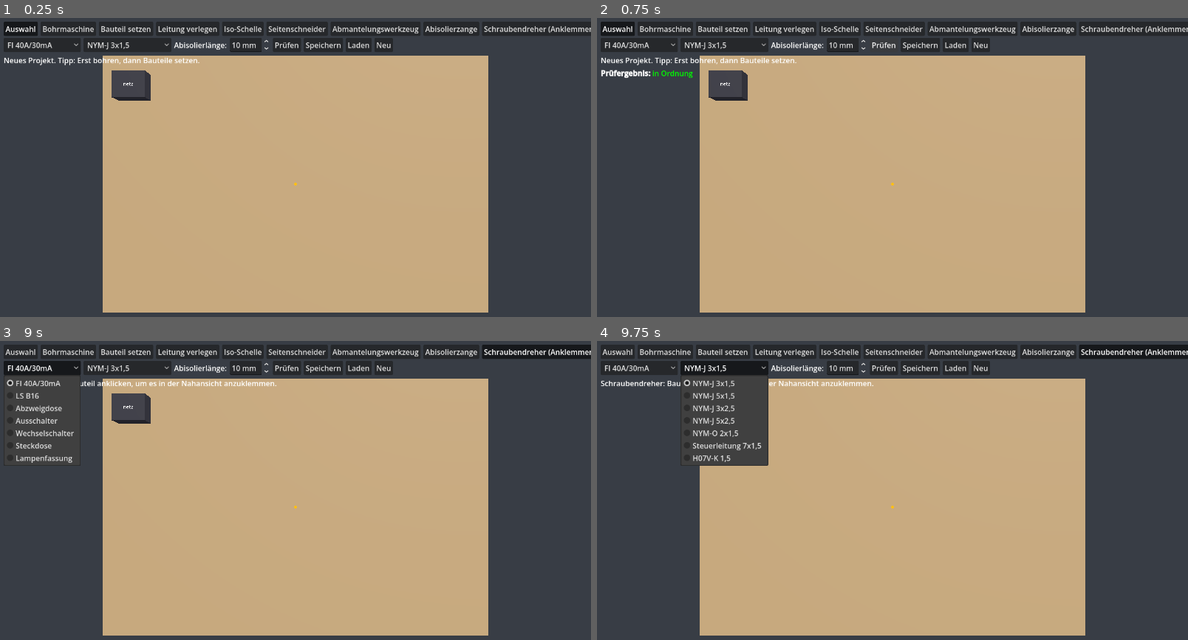
Above: before the commit, frames 1-4 (two rows, left to right).
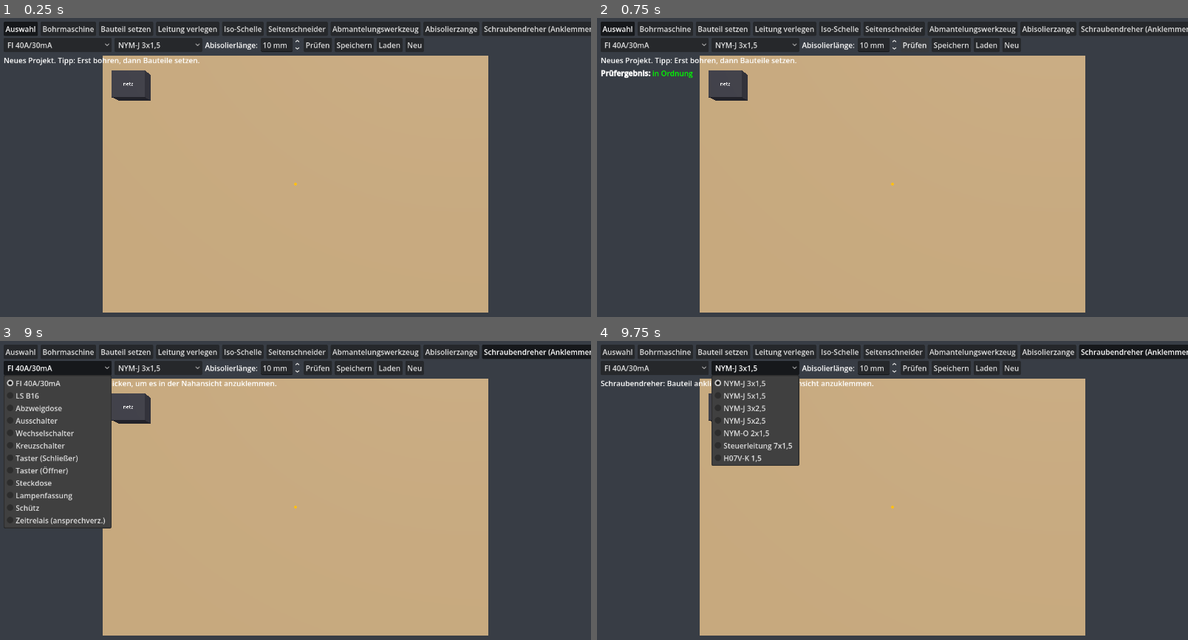
Above: after the commit, the same moments.

Repository: Colckey/ESLS
Game: Godot game, scene res://montage.tscn
Two runs of this game, one before a commit and one after it. Both use one fixed random seed, a clock stepped at 60 frames per second and the inputs below.
Inputs:
- Up to frame 1 (0.25 s): no input
- Up to frame 2 (0.75 s): click "Prüfen" at 0.5 s
- Up to frame 3 (9 s): click "Neu" at 1.25 s; click "Auswahl" at 2 s; click "Bohrmaschine" at 2.75 s; click "Bauteil setzen" at 3.5 s; click "Leitung verlegen" at 4.25 s; click "Iso-Schelle" at 5 s; click "Seitenschneider" at 5.75 s; click "Abmantelungswerkzeug" at 6.5 s; click "Abisolierzange" at 7.25 s; click "Schraubendreher (Anklemmen)" at 8 s; click "FI 40A/30mA" at 8.75 s
- Up to frame 4 (9.75 s): click "NYM-J 3x1,5" at 9.5 s

The runs differ from the first frame. In frame 1, 1.3% of the frame differs, in the area x 12-72%, y 6-12%; in frame 2, 1.3%; in frame 3, 2.8%; in frame 4, 4.2%, in the area x 12-72%, y 6-42%.

Commit message:
Steuerungstechnik: Schütz mit Selbsthaltung, Taster (Schließer/Öffner), Kreuzschalter, Zeitrelais; Tests
Co-Authored-By: Claude Opus 5.5 <noreply@anthropic.com>
Claude-Session: https://claude.ai/code/session_01GUEmMBpocd23P5XHhup1sw

Diff:
--- a/scripts/montage/montage.gd
+++ b/scripts/montage/montage.gd
@@ -29,9 +29,16 @@
 	"wechselschalter": {"name": "Wechselschalter", "groesse": Vector3(0.08, 0.08, 0.05), "farbe": Color(0.95, 0.95, 0.93)},
 	"steckdose":       {"name": "Steckdose", "groesse": Vector3(0.08, 0.08, 0.05), "farbe": Color(0.95, 0.95, 0.93)},
 	"lampe":           {"name": "Lampenfassung", "groesse": Vector3(0.09, 0.09, 0.06), "farbe": Color(0.35, 0.35, 0.35)},
+	"kreuzschalter":   {"name": "Kreuzschalter", "groesse": Vector3(0.08, 0.08, 0.05), "farbe": Color(0.95, 0.95, 0.93)},
+	"taster":          {"name": "Taster (Schließer)", "groesse": Vector3(0.08, 0.08, 0.05), "farbe": Color(0.6, 0.85, 0.6)},
+	"taster_aus":      {"name": "Taster (Öffner)", "groesse": Vector3(0.08, 0.08, 0.05), "farbe": Color(0.9, 0.5, 0.5)},
+	"schuetz":         {"name": "Schütz", "groesse": Vector3(0.045, 0.085, 0.08), "farbe": Color(0.85, 0.85, 0.82)},
+	"zeitrelais":      {"name": "Zeitrelais (ansprechverz.)", "groesse": Vector3(0.018, 0.09, 0.07), "farbe": Color(0.8, 0.85, 0.95)},
 }
-const SETZBAR := ["fi", "ls", "abzweigdose", "ausschalter", "wechselschalter", "steckdose", "lampe"]
-const KUERZEL := {"fi": "fi", "ls": "ls", "abzweigdose": "dose", "ausschalter": "s", "wechselschalter": "ws", "steckdose": "sd", "lampe": "lampe"}
+const SETZBAR := ["fi", "ls", "abzweigdose", "ausschalter", "wechselschalter", "kreuzschalter", "taster", "taster_aus",
+	"steckdose", "lampe", "schuetz", "zeitrelais"]
+const KUERZEL := {"fi": "fi", "ls": "ls", "abzweigdose": "dose", "ausschalter": "s", "wechselschalter": "ws",
+	"kreuzschalter": "x", "taster": "t", "taster_aus": "t0", "steckdose": "sd", "lampe": "lampe", "schuetz": "k", "zeitrelais": "kt"}
 
 var circuit := Circuit.new()
 var werkzeug: int = Werkzeug.AUSWAHL
@@ -369,7 +376,7 @@
 			_status("Platz ist schon belegt (%s)." % id)
 			return
 	# Schmale Reiheneinbaugeraete (LS) brauchen 1 Bohrung, sonst 2 (Befestigungsschrauben)
-	var noetig := 1 if bauteil_typ == "ls" else 2
+	var noetig := 1 if bauteil_typ in ["ls", "zeitrelais"] else 2
 	if _bohrungen_im_rechteck(p, g) < noetig:
 		_status("Erst bohren: %s braucht %d Bohrung(en) unter dem Bauteil." % [BAUTEILE[bauteil_typ].name, noetig])
 		return
@@ -648,14 +655,16 @@
 		t += "[color=yellow]• %s[/color]\n" % w
 	if not r.lampen_an.is_empty():
 		t += "[color=lime]Leuchtet: %s[/color]\n" % ", ".join(r.lampen_an)
+	if not r.spulen_an.is_empty():
+		t += "[color=lime]Angezogen: %s[/color]\n" % ", ".join(r.spulen_an)
 	ergebnis.text = t
 	# Sichtbar machen: Lampe leuchtet, ausgeloeste Schutzgeraete rot
 	for gid in geraete_knoten:
 		var mi := (geraete_knoten[gid] as Node3D).get_child(0) as MeshInstance3D
 		var m := mi.material_override as StandardMaterial3D
 		var typ: String = circuit.geraete[gid].typ
-		m.emission_enabled = gid in r.lampen_an or gid in r.ausgeloest
-		m.emission = Color(1.0, 0.9, 0.5) if gid in r.lampen_an else Color(0.9, 0.1, 0.1)
+		m.emission_enabled = gid in r.lampen_an or gid in r.ausgeloest or gid in r.spulen_an
+		m.emission = Color(1.0, 0.9, 0.5) if gid in r.lampen_an else (Color(0.2, 0.8, 0.2) if gid in r.spulen_an else Color(0.9, 0.1, 0.1))
 		m.emission_energy_multiplier = 2.0 if typ == "lampe" else 0.6
 
 var _dialog_speichern := true
--- a/scripts/montage/nahansicht.gd
+++ b/scripts/montage/nahansicht.gd
@@ -5,7 +5,7 @@
 ## Im Verteiler (Einspeisung, FI, LS) sieht man alle Verteilergeraete und kann
 ## Bruecken mit H07V-K-Einzeladern legen. In der Abzweigdose setzt man Verbindungsklemmen.
 
-const VERTEILER := ["einspeisung", "fi", "ls"]
+const VERTEILER := ["einspeisung", "fi", "ls", "schuetz", "zeitrelais"]   # alles auf der Hutschiene
 const FARBNAME := {"bn": "braun", "bu": "blau", "gnye": "grün-gelb", "bk": "schwarz", "gy": "grau"}
 const MAX_ADERN_SCHRAUBKLEMME := 2
 
--- a/scripts/sim/circuit.gd
+++ b/scripts/sim/circuit.gd
@@ -12,6 +12,11 @@
 	"ls":          ["in", "out"],
 	"ausschalter": ["L", "1"],
 	"wechselschalter": ["L", "1", "2"],
+	"kreuzschalter": ["1", "2", "3", "4"],
+	"taster":      ["L", "1"],      # Schliesser, Stellung 1 = gedrueckt
+	"taster_aus":  ["L", "1"],      # Oeffner, Stellung 1 = gedrueckt (dann offen)
+	"schuetz":     ["A1", "A2", "1", "2", "3", "4", "5", "6", "13", "14", "21", "22"],
+	"zeitrelais":  ["A1", "A2", "15", "16", "18"],
 	"lampe":       ["L", "N", "PE"],
 	"steckdose":   ["L", "N", "PE"],
 	"klemme":      ["a", "b", "c", "d", "e"],   # Verbindungsklemme: alle Klemmen leitend verbunden
@@ -59,10 +64,12 @@
 func geraet_hinzufuegen(id: String, typ: String, pos := Vector3.ZERO, param := {}) -> void:
 	assert(TYPEN.has(typ), "Unbekannter Typ " + typ)
 	geraete[id] = {"typ": typ, "pos": pos, "param": param}
-	if typ in ["ausschalter", "wechselschalter"]:
+	if typ in ["ausschalter", "wechselschalter", "kreuzschalter", "taster", "taster_aus"]:
 		zustand[id] = {"stellung": 0}
 	if typ in ["ls", "fi"]:
 		zustand[id] = {"ausgeloest": false}
+	if typ in ["schuetz", "zeitrelais"]:
+		zustand[id] = {"an": false}   # Spulenzustand bleibt erhalten (Selbsthaltung)
 
 func leitung_hinzufuegen(l: Dictionary) -> void:
 	leitungen.append(l)
@@ -73,7 +80,7 @@
 # --- Pruefung ---------------------------------------------------------------
 ## Liefert {ok, ausgeloest:[ids], fehler:[texte], warnungen:[texte], lampen_an:[ids]}
 func pruefen() -> Dictionary:
-	var r := {"ok": true, "ausgeloest": [], "fehler": [], "warnungen": [], "lampen_an": []}
+	var r := {"ok": true, "ausgeloest": [], "fehler": [], "warnungen": [], "lampen_an": [], "spulen_an": []}
 	_montage_pruefen(r)
 	_netz_pruefen(r)
 	r.ok = r.fehler.is_empty() and r.ausgeloest.is_empty()
@@ -140,26 +147,44 @@
 						gemeldet[k.get_slice(":", 0)] = true
 						r.fehler.append("%s: %s mm² ist mit LS %dA nicht ausreichend abgesichert." % [l.id, str(info.qs), nenn])
 
-func _netz_pruefen(r: Dictionary) -> void:
+## Kontakte von Schuetz/Zeitrelais je nach Spulenzustand
+const SCHUETZ_SCHLIESSER := [["1", "2"], ["3", "4"], ["5", "6"], ["13", "14"]]
+const SCHUETZ_OEFFNER := [["21", "22"]]
+
+## Knoten aufbauen. spulen: id -> bool (Spule unter Spannung)
+func _verbinden(spulen: Dictionary) -> void:
 	_p.clear()
-	var quelle := ""
 	for id in geraete:
 		var g: Dictionary = geraete[id]
 		var z: Dictionary = zustand.get(id, {})
 		match g.typ:
-			"einspeisung": quelle = id
 			"ls":
 				if not z.ausgeloest: _union(id + ":in", id + ":out")
-			"ausschalter":
-				if z.stellung == 1: _union(id + ":L", id + ":1")
+			"ausschalter", "taster":
+				if int(z.stellung) == 1: _union(id + ":L", id + ":1")
+			"taster_aus":
+				if int(z.stellung) == 0: _union(id + ":L", id + ":1")
 			"wechselschalter":
-				_union(id + ":L", id + (":1" if z.stellung == 0 else ":2"))
+				_union(id + ":L", id + (":1" if int(z.stellung) == 0 else ":2"))
+			"kreuzschalter":
+				if int(z.stellung) == 0:
+					_union(id + ":1", id + ":3"); _union(id + ":2", id + ":4")
+				else:
+					_union(id + ":1", id + ":4"); _union(id + ":2", id + ":3")
+			"schuetz":
+				var an: bool = spulen.get(id, false)
+				for k in (SCHUETZ_SCHLIESSER if an else SCHUETZ_OEFFNER):
+					_union(id + ":" + k[0], id + ":" + k[1])
+			"zeitrelais":
+				# Ansprechverzoegert: nach Ablauf der Zeit schaltet 15 von 16 auf 18
+				var an: bool = spulen.get(id, false)
+				_union(id + ":15", id + (":18" if an else ":16"))
 			"klemme", "pe_schiene", "n_schiene":
 				var ks: Array = TYPEN[g.typ]
 				for k in ks: _union(id + ":" + k, id + ":" + ks[0])
 	# FI wird NICHT vereint: Ein- und Ausgang bleiben getrennte Knoten,
 	# damit man sieht, ob Hin- und Rueckstrom beide durch den FI fliessen.
-	# Nur abgemantelte und abisolierte Aderenden haben Kontakt in der Klemme
+	# Nur abgemantelte und abisolierte Aderenden haben Kontakt in der Klemme.
 	for l in leitungen:
 		var am: Dictionary = l.get("abgemantelt", {})
 		for a in l.adern:
@@ -167,25 +192,76 @@
 					and am.get("start", false) and am.get("ende", false) \
 					and a.get("abisoliert_von", 0.0) > 0.0 and a.get("abisoliert_nach", 0.0) > 0.0:
 				_union(a.von, a.nach)
+
+## Spannungsfuehrende Knoten: {L:[...], N:[...], PE, fi, fi_L, fi_N, warnung}
+func _quellen(quelle: String) -> Dictionary:
+	var q := {"L": [_find(quelle + ":L")], "N": [_find(quelle + ":N")], "PE": _find(quelle + ":PE"),
+		"fi": "", "fi_L": "", "fi_N": "", "warnung": ""}
+	for id in geraete:
+		if geraete[id].typ == "fi" and not zustand[id].ausgeloest:
+			q.fi = id
+	if q.fi != "":
+		var fi: String = q.fi
+		# Eingang am Netz? Dann ist der Ausgang ebenfalls Spannung fuehrend
+		if _find(fi + ":L_in") == q.L[0] and _find(fi + ":N_in") == q.N[0]:
+			q.fi_L = _find(fi + ":L_out")
+			q.fi_N = _find(fi + ":N_out")
+			q.L.append(q.fi_L)
+			q.N.append(q.fi_N)
+		elif _find(fi + ":L_in") == q.N[0] or _find(fi + ":N_in") == q.L[0]:
+			q.warnung = "FI: L und N am Eingang vertauscht."
+	return q
+
+## Verbraucher (Lampe, Steckdose, Spulen) und ihre beiden Anschluesse
+func _verbraucher() -> Array:
+	var r := []
+	for id in geraete:
+		match geraete[id].typ:
+			"lampe", "steckdose": r.append([id, id + ":L", id + ":N"])
+			"schuetz", "zeitrelais": r.append([id, id + ":A1", id + ":A2"])
+	return r
+
+func _unter_spannung(q: Dictionary, a: String, b: String) -> bool:
+	var ka := _find(a)
+	var kb := _find(b)
+	return (ka in q.L and kb in q.N) or (ka in q.N and kb in q.L)
+
+func _netz_pruefen(r: Dictionary) -> void:
+	var quelle := ""
+	for id in geraete:
+		if geraete[id].typ == "einspeisung":
+			quelle = id
 	if quelle == "":
 		r.fehler.append("Keine Einspeisung vorhanden.")
 		return
-	var fi := ""
-	for id in geraete:
-		if geraete[id].typ == "fi" and not zustand[id].ausgeloest:
-			fi = id
-	var L := [_find(quelle + ":L")]
-	var N := [_find(quelle + ":N")]
-	var PE := _find(quelle + ":PE")
-	var fi_L := ""; var fi_N := ""
-	if fi != "":
-		# Eingang am Netz? Dann ist der Ausgang ebenfalls Spannung fuehrend
-		if _find(fi + ":L_in") == L[0] and _find(fi + ":N_in") == N[0]:
-			fi_L = _find(fi + ":L_out"); fi_N = _find(fi + ":N_out")
-			L.append(fi_L); N.append(fi_N)
-		elif _find(fi + ":L_in") == N[0] or _find(fi + ":N_in") == L[0]:
-			r.warnungen.append("FI: L und N am Eingang vertauscht.")
-	# Kurzschluss L-N
+	# Spulen schalten Kontakte, die wieder Spulen schalten: bis zum stabilen Zustand rechnen
+	var spulen := {}
+	for id in geraete:
+		if geraete[id].typ in ["schuetz", "zeitrelais"] and zustand.get(id, {}).get("an", false):
+			spulen[id] = true
+	var q := {}
+	for durchlauf in 12:
+		_verbinden(spulen)
+		q = _quellen(quelle)
+		var neu := {}
+		for v in _verbraucher():
+			if geraete[v[0]].typ in ["schuetz", "zeitrelais"] and _unter_spannung(q, v[1], v[2]):
+				neu[v[0]] = true
+		if neu == spulen:
+			break
+		spulen = neu
+		if durchlauf == 11:
+			r.warnungen.append("Steuerung schwingt (Schütz schaltet sich selbst ein und aus).")
+	for id in geraete:
+		if geraete[id].typ in ["schuetz", "zeitrelais"]:
+			zustand[id] = {"an": spulen.has(id)}
+	if q.warnung != "":
+		r.warnungen.append(q.warnung)
+	var L: Array = q.L
+	var N: Array = q.N
+	var PE: String = q.PE
+	var fi: String = q.fi
+	# Kurzschluss L-N, Erdschluss L-PE
 	for l_ in L:
 		if l_ in N:
 			_ausloesen(r, l_, "Kurzschluss zwischen L und N")
@@ -194,26 +270,28 @@
 			_ausloesen(r, l_, "Erdschluss: L hat Verbindung zum Schutzleiter")
 			if fi != "": r.ausgeloest.append(fi)
 			return
-	if fi_N != "" and fi_N == PE:
+	if q.fi_N != "" and q.fi_N == PE:
 		r.ausgeloest.append(fi)
 		r.fehler.append("FI löst aus: N nach dem FI ist mit PE verbunden.")
 		return
 	# Verbraucher
-	for id in geraete:
-		var g: Dictionary = geraete[id]
-		if g.typ not in ["lampe", "steckdose"]:
-			continue
-		if _find(id + ":PE") != PE:
+	for v in _verbraucher():
+		var id: String = v[0]
+		var typ: String = geraete[id].typ
+		if typ in ["lampe", "steckdose"] and _find(id + ":PE") != PE:
 			r.fehler.append("%s: Schutzleiter nicht angeschlossen." % id)
-		var kl := _find(id + ":L"); var kn := _find(id + ":N")
-		if kl in L and kn in N:
-			if fi != "" and ((kl == fi_L) != (kn == fi_N)):
+		var ka := _find(v[1])
+		var kb := _find(v[2])
+		if _unter_spannung(q, v[1], v[2]):
+			# FI: Hin- und Rueckleiter muessen beide durch den FI (oder beide nicht)
+			if fi != "" and ((ka == q.fi_L or kb == q.fi_L) != (ka == q.fi_N or kb == q.fi_N)):
 				r.ausgeloest.append(fi)
 				r.fehler.append("FI löst aus: Hin- und Rückleiter von %s laufen nicht beide über den FI." % id)
 				return
-			if g.typ == "lampe": r.lampen_an.append(id)
-		elif kl in N and kn in L:
-			r.fehler.append("%s: L und N vertauscht." % id)
+			if typ in ["lampe", "steckdose"] and ka in N and kb in L:
+				r.fehler.append("%s: L und N vertauscht." % id)
+			if typ == "lampe": r.lampen_an.append(id)
+			elif typ != "steckdose": r.spulen_an.append(id)
 
 func _ausloesen(r: Dictionary, knoten: String, grund: String) -> void:
 	var ls_ids := []
--- a/scripts/sim/sim_test.gd
+++ b/scripts/sim/sim_test.gd
@@ -33,6 +33,8 @@
 	c = aufbau(); c.geraete["ls1"].param.nennstrom = 20; r = _pruefe(c, 1)
 	_check("LS 20A an 1,5 mm2 -> Fehler (genau einmal gemeldet)", r, not r.ok and r.fehler.size() == 1)
 
+	_schuetz_selbsthaltung()
+	_kreuzschaltung()
 	_speichern_laden()
 	ausgabe += "\n%s" % ("ALLE TESTS OK" if fehlgeschlagen == 0 else "%d TEST(S) FEHLGESCHLAGEN" % fehlgeschlagen)
 	print(ausgabe)
@@ -80,3 +82,54 @@
 	var ok: bool = err == OK and d.has("circuit") and d.unveraendert and "lampe1" in d.circuit.pruefen().lampen_an
 	if not ok: fehlgeschlagen += 1
 	ausgabe += "%s  Speichern und Laden (.esim) ergibt dieselbe Schaltung\n" % ("OK  " if ok else "FAIL")
+
+## Schuetzschaltung mit Selbsthaltung: S0 (Aus-Taster), S1 (Ein-Taster), K1, Lampe ueber Hauptkontakt 1-2
+func _schuetz_selbsthaltung() -> void:
+	var c := Circuit.new()
+	for g in [["netz", "einspeisung"], ["fi1", "fi"], ["ls1", "ls"], ["s0", "taster_aus"], ["s1", "taster"],
+			["k1", "schuetz"], ["lampe1", "lampe"]]:
+		c.geraet_hinzufuegen(g[0], g[1], Vector3.ZERO, {"nennstrom": 16} if g[1] == "ls" else {})
+	var s := [Vector3(0, 0, 0), Vector3(0.2, 0, 0)]
+	c.leitung_hinzufuegen(_l("v", "H07V-K 1,5", [["bn", "netz:L", "fi1:L_in"]], s))
+	c.leitung_hinzufuegen(_l("v2", "H07V-K 1,5", [["bu", "netz:N", "fi1:N_in"]], s))
+	c.leitung_hinzufuegen(_l("v3", "H07V-K 1,5", [["bn", "fi1:L_out", "ls1:in"]], s))
+	c.leitung_hinzufuegen(_l("st", "Steuerleitung 7x1,5", [
+		["1", "ls1:out", "s0:L"], ["2", "s0:1", "s1:L"], ["3", "s0:1", "k1:13"],
+		["4", "s1:1", "k1:A1"], ["5", "k1:14", "k1:A1"], ["6", "k1:A2", "fi1:N_out"]], s))
+	c.leitung_hinzufuegen(_l("w", "NYM-J 5x1,5", [
+		["bk", "ls1:out", "k1:1"], ["bn", "k1:2", "lampe1:L"], ["bu", "fi1:N_out", "lampe1:N"], ["gnye", "netz:PE", "lampe1:PE"]], s))
+	var r := c.pruefen()
+	_check("Schütz: ohne Tastendruck aus", r, r.lampen_an.is_empty() and r.ausgeloest.is_empty())
+	c.zustand["s1"].stellung = 1
+	r = c.pruefen()
+	_check("Schütz: S1 gedrückt -> K1 zieht an, Lampe an", r, "k1" in r.spulen_an and "lampe1" in r.lampen_an)
+	c.zustand["s1"].stellung = 0
+	r = c.pruefen()
+	_check("Schütz: S1 losgelassen -> Selbsthaltung, Lampe bleibt an", r, "lampe1" in r.lampen_an)
+	c.zustand["s0"].stellung = 1
+	r = c.pruefen()
+	_check("Schütz: S0 gedrückt -> K1 fällt ab, Lampe aus", r, r.lampen_an.is_empty())
+	c.zustand["s0"].stellung = 0
+	r = c.pruefen()
+	_check("Schütz: S0 losgelassen -> bleibt aus", r, r.lampen_an.is_empty())
+
+## Kreuzschaltung: Wechsel - Kreuz - Wechsel, jede Betaetigung schaltet die Lampe um
+func _kreuzschaltung() -> void:
+	var c := Circuit.new()
+	for g in [["netz", "einspeisung"], ["ls1", "ls"], ["w1", "wechselschalter"], ["x1", "kreuzschalter"],
+			["w2", "wechselschalter"], ["lampe1", "lampe"]]:
+		c.geraet_hinzufuegen(g[0], g[1], Vector3.ZERO, {"nennstrom": 16} if g[1] == "ls" else {})
+	var s := [Vector3(0, 0, 0), Vector3(0.2, 0, 0)]
+	c.leitung_hinzufuegen(_l("a", "NYM-J 5x1,5", [["bn", "netz:L", "ls1:in"], ["bk", "ls1:out", "w1:L"],
+		["bu", "netz:N", "lampe1:N"], ["gnye", "netz:PE", "lampe1:PE"]], s))
+	c.leitung_hinzufuegen(_l("b", "NYM-J 5x1,5", [["bk", "w1:1", "x1:1"], ["gy", "w1:2", "x1:2"],
+		["bn", "x1:3", "w2:1"], ["bu", "x1:4", "w2:2"]], s))
+	c.leitung_hinzufuegen(_l("c", "NYM-J 3x1,5", [["bn", "w2:L", "lampe1:L"]], s))
+	var an := []
+	for st in [[0, 0, 0], [1, 0, 0], [1, 1, 0], [1, 1, 1]]:
+		c.zustand["w1"].stellung = st[0]
+		c.zustand["x1"].stellung = st[1]
+		c.zustand["w2"].stellung = st[2]
+		an.append("lampe1" in c.pruefen().lampen_an)
+	var r := c.pruefen()
+	_check("Kreuzschaltung: jede Betätigung schaltet um %s" % [an], r, an[0] != an[1] and an[1] != an[2] and an[2] != an[3])
Not shown, changed: ENTSCHEIDUNGEN.md
Not shown, changed: ROADMAP.md
